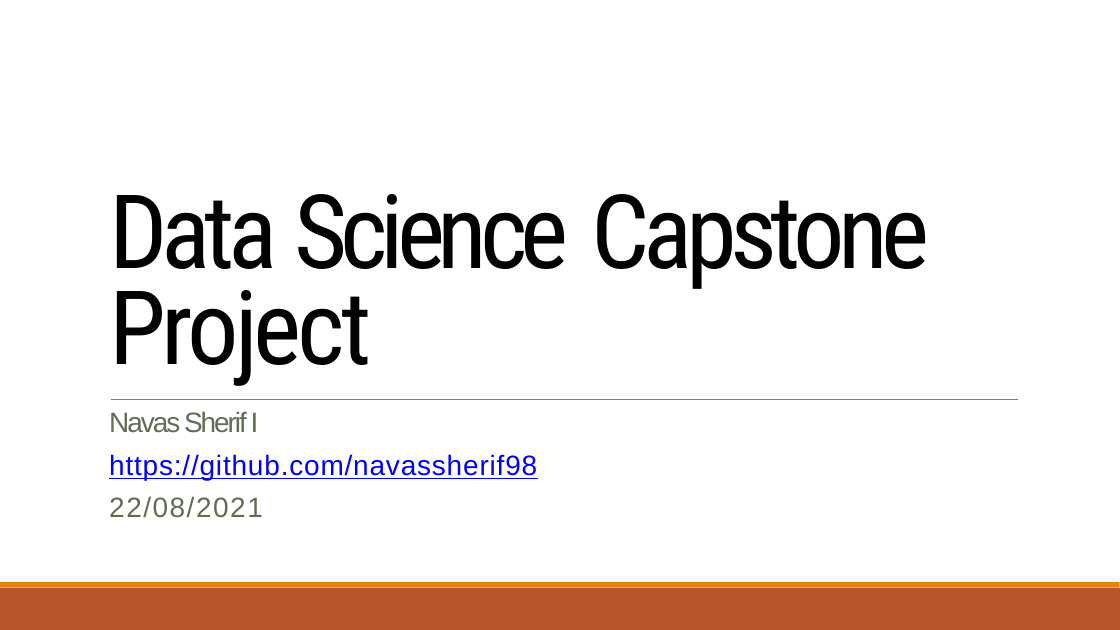
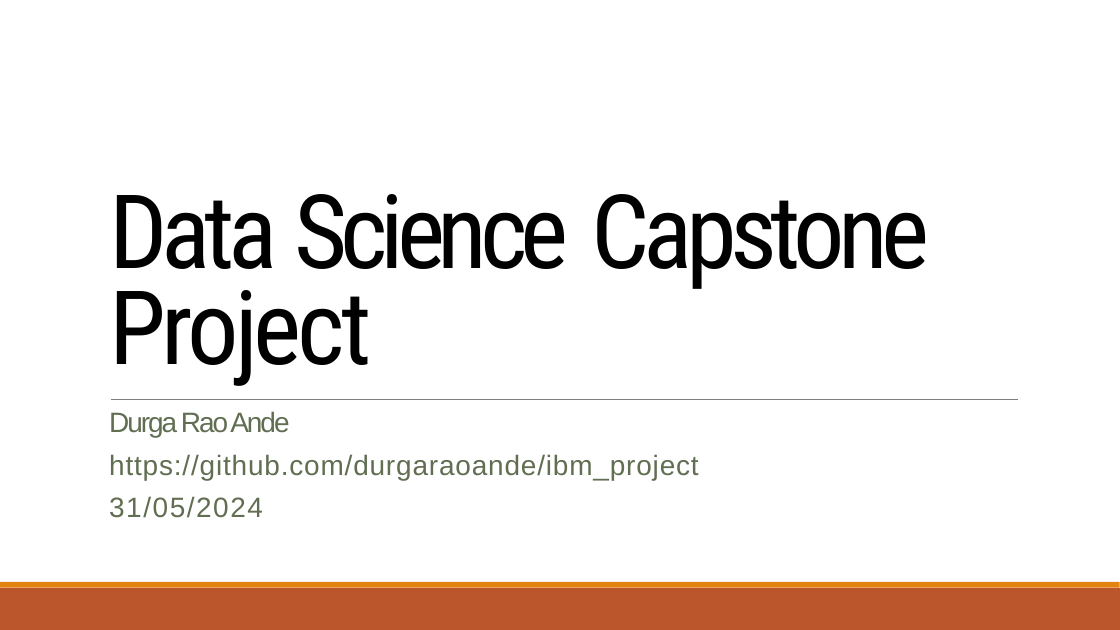
Before and after one commit to durgaraoande/ibm_project, a slide deck: slide 1 of module5/Data Science Journey.pptx. Drawn at 1120x630 pixels with LibreOffice and Linux fonts; fonts in the diff are those of the drawing. Boxes give left, top, right and bottom in pixels: in the first picture for what was removed or moved away, otherwise in the second. Text is boxed around its words. In the diff, an @@ line names an element or a change of style, - is before the commit and + after.

```diff
--- a/module5/Data Science Journey.pptx
+++ b/module5/Data Science Journey.pptx
@@ text at bbox=[109, 411, 699, 518]: text changed; text colour #0000FF to #616E52 @@
-Navas Sherif I
-https://github.com/navassherif98
-22/08/2021
+Durga Rao Ande
+https://github.com/durgaraoande/ibm_project
+31/05/2024
```
Also in this commit, not shown: 9 other slides changed.
